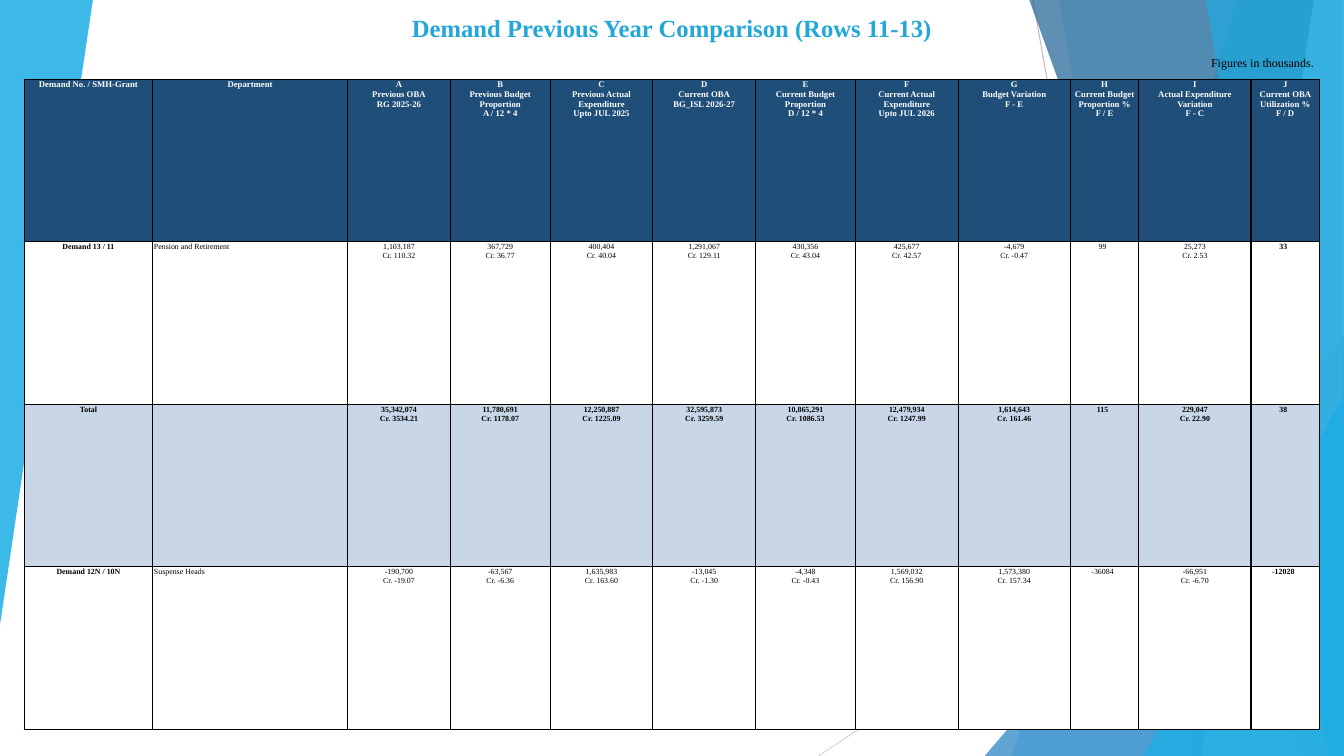
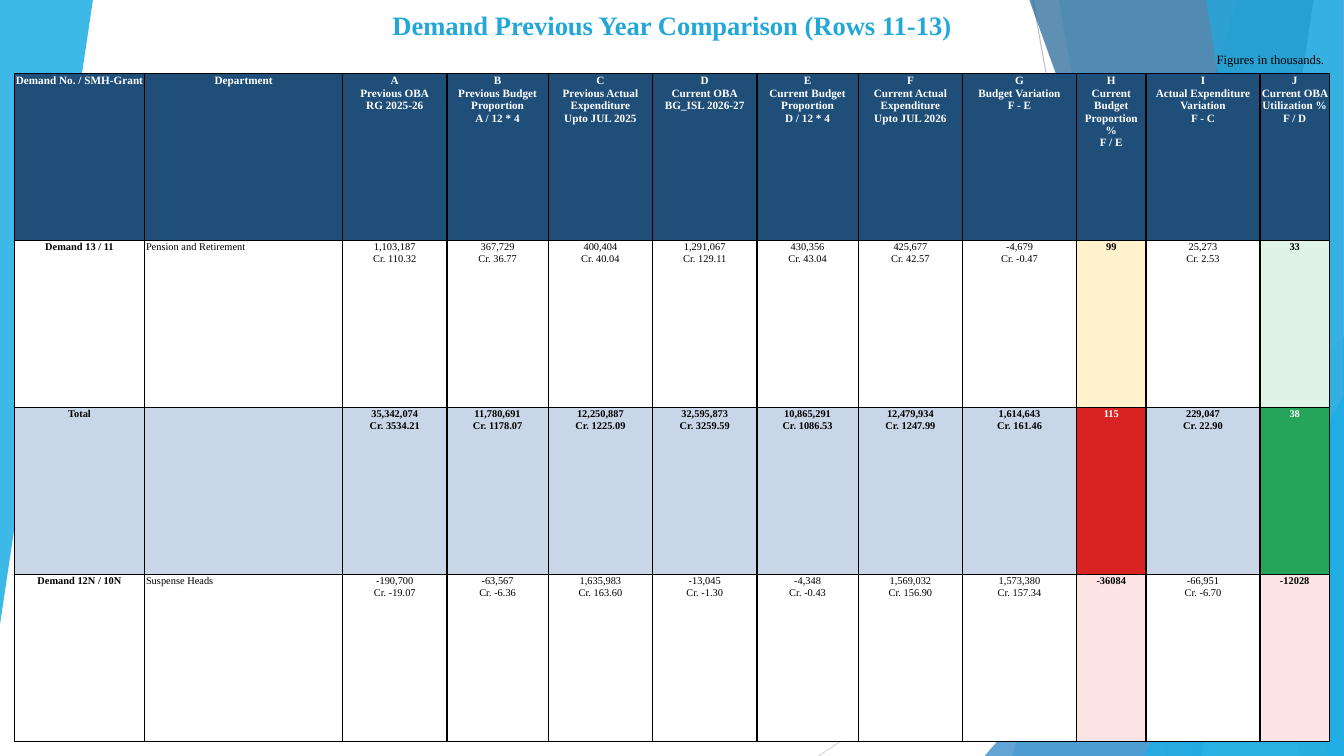
Before and after one commit to girishtiwari007/MB-BUDGET, a slide deck: slide 13 of exports/Moradabad_Division_Current_Year_Budget_Analysis.pptx. Drawn at 1344x756 pixels with LibreOffice and Linux fonts; fonts in the diff are those of the drawing. Boxes give left, top, right and bottom in pixels: in the first picture for what was removed or moved away, otherwise in the second. Text is boxed around its words. In the diff, an @@ line names an element or a change of style, - is before the commit and + after.

```diff
--- a/exports/Moradabad_Division_Current_Year_Budget_Analysis.pptx
+++ b/exports/Moradabad_Division_Current_Year_Budget_Analysis.pptx
@@ text "Demand Previous Year Comparison (Rows ...": place and size @@
-text "Demand Previous Year Comparison (Rows ..." at (412,20,931,42)
+text "Demand Previous Year Comparison (Rows ..." at (392,16,951,41)
@@ text "Demand Previous Year Comparison (Rows ..." at (392,16,951,41): size 17.6 to 19 pt @@
@@ text "Figures in thousands." at (1217,55,1325,67): size 8.6 to 9 pt @@
@@ table at (14,74,1328,742) @@
@@ fill #FFFFFF to #FFF2CC in row 2, column 10 @@
@@ fill #FFFFFF to #DFF3E7 in row 2, column 12 @@
@@ fill #C8D6E8 to #D92323 in row 3, column 10 @@
@@ fill #C8D6E8 to #25A55B in row 3, column 12 @@
@@ fill #FFFFFF to #FCE4E4 in 2 cells @@
@@ size 6.2 to 8 pt in "Demand No. / SMH-Grant", "Department", "A Previous OBA RG 2025-26", "B Previous Budget Proportion A / 12 ..." and 8 more places @@
@@ size 5.6 to 7.4 pt in "Demand 13 / 11", "Pension and Retirement", "1,103,187 Cr. 110.32", "367,729 Cr. 36.77" and 31 more places @@
@@ bold on in "99", "-36084" @@
@@ text colour #000000 to #FFFFFF in "115", "38" @@
@@ table: place and size @@
-table at (24,80,1319,730)
+table at (14,74,1328,742)
```
Also in this commit, not shown: 12 other slides changed, 5 other files.
